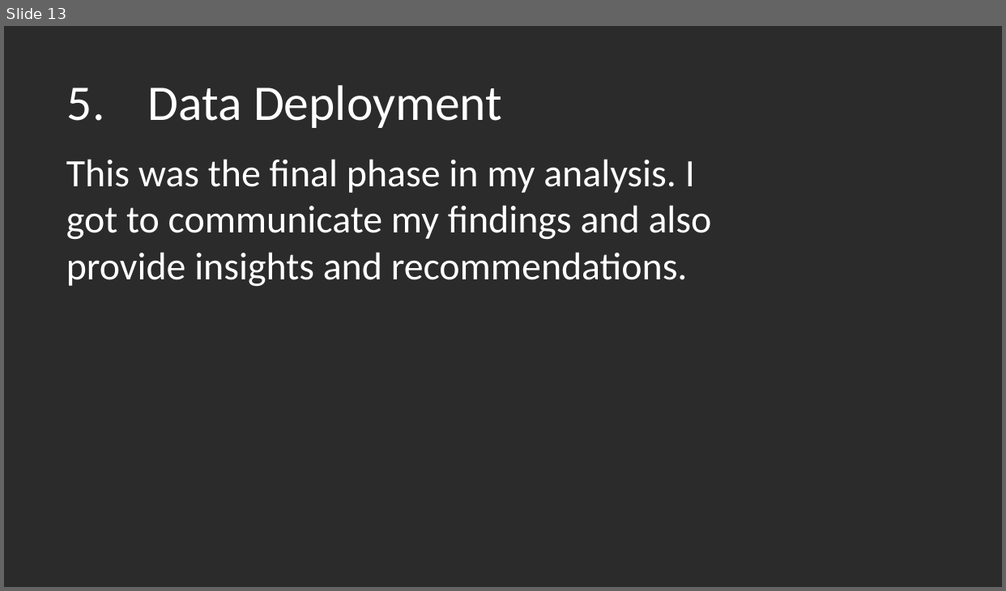
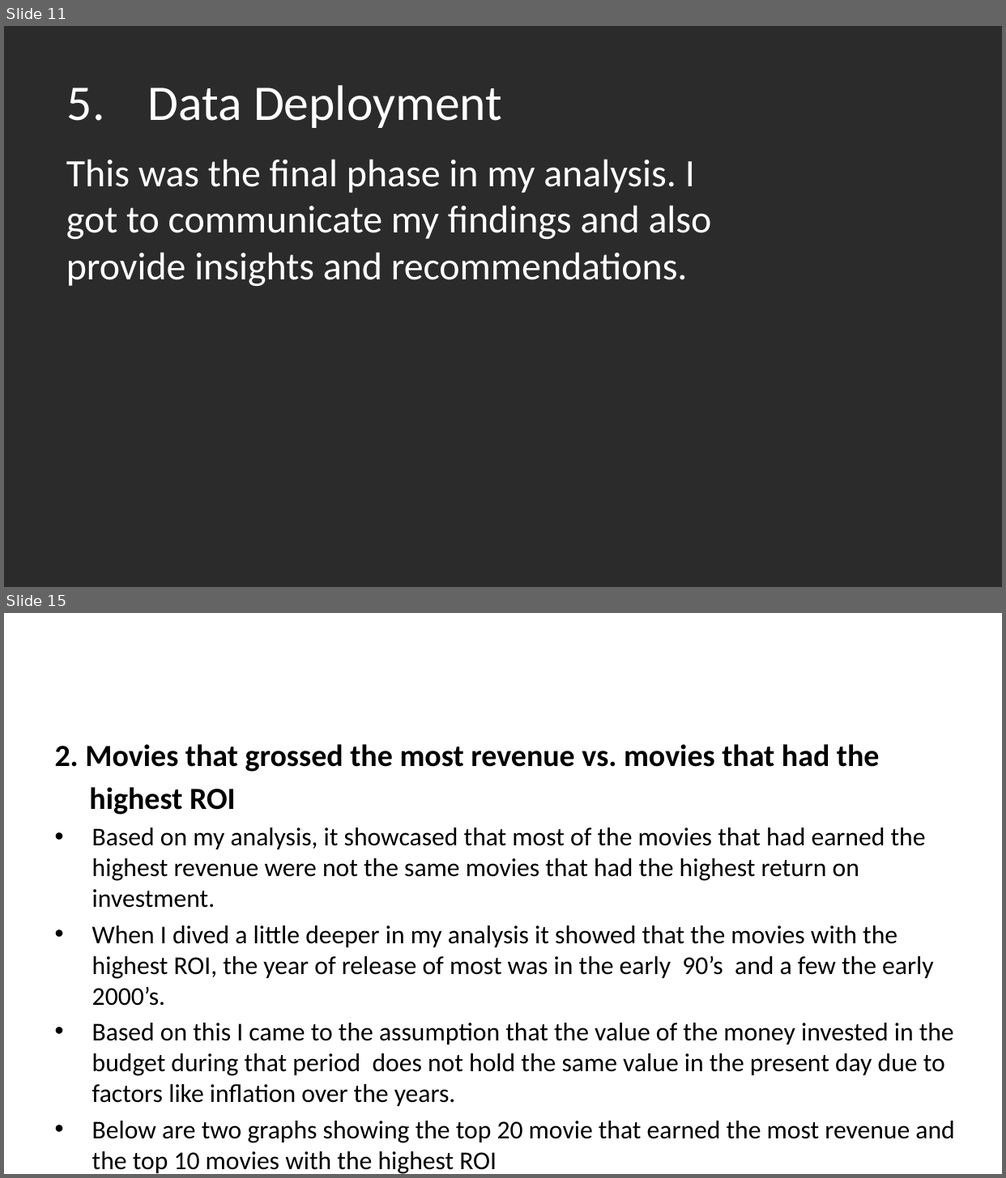
Before and after one commit to mainaroseline/EDA-_Phase1_Project, a slide deck: EDA Non-Technical Presentation.pptx. Shown one above the other, each under a label of ours: slide 13 before the commit, slides 11 and 15 after it; the slides between them are not shown. The pictures are 1006x591 and 1006x1178 pixels, drawn with LibreOffice and Linux fonts; fonts in the diff are those of the drawing; background and template pictures are left out; a plain dark background stands for a picture behind light text. Boxes give left, top, right and bottom in pixels: in the first picture for what was removed or moved away, otherwise in the second. Text is boxed around its words. In the diff, an @@ line names an element or a change of style, - is before the commit and + after.

```diff
--- a/EDA Non-Technical Presentation.pptx
+++ b/EDA Non-Technical Presentation.pptx
@@ slide 15 added at [4,613,1002,1174], background picture (left out) @@
@@ title added at [61,627,944,711], 36 pt, text #FFFFFF @@
+Data Deployment.…
@@ text added at [55,744,954,1174], 18.5 pt, text #000000 @@
+2. Movies that grossed the most revenue vs. movies that had the
+highest ROI
+• Based on my analysis, it showcased that most of the movies that had earned the highest revenue were not the same movies that had the highest return on investment.
+• When I dived a little deeper in my analysis it showed that the movies with the highest ROI, the year of release of most was in the early 90’s and a few the early 2000’s.
+• Based on this I came to the assumption that the value of the money invested in the budget during that period does not hold the same value in the present day due to factors like inflation over the years.
+• Below are two graphs showing the top 20 movie that earned the most revenue and the top 10 movies with the highest ROI
@@ what was slide 13 is now slide 11 @@
```
Also in this commit, not shown: 7 slides changed, 10 other slides added, 4 slides removed, 2 other files.
